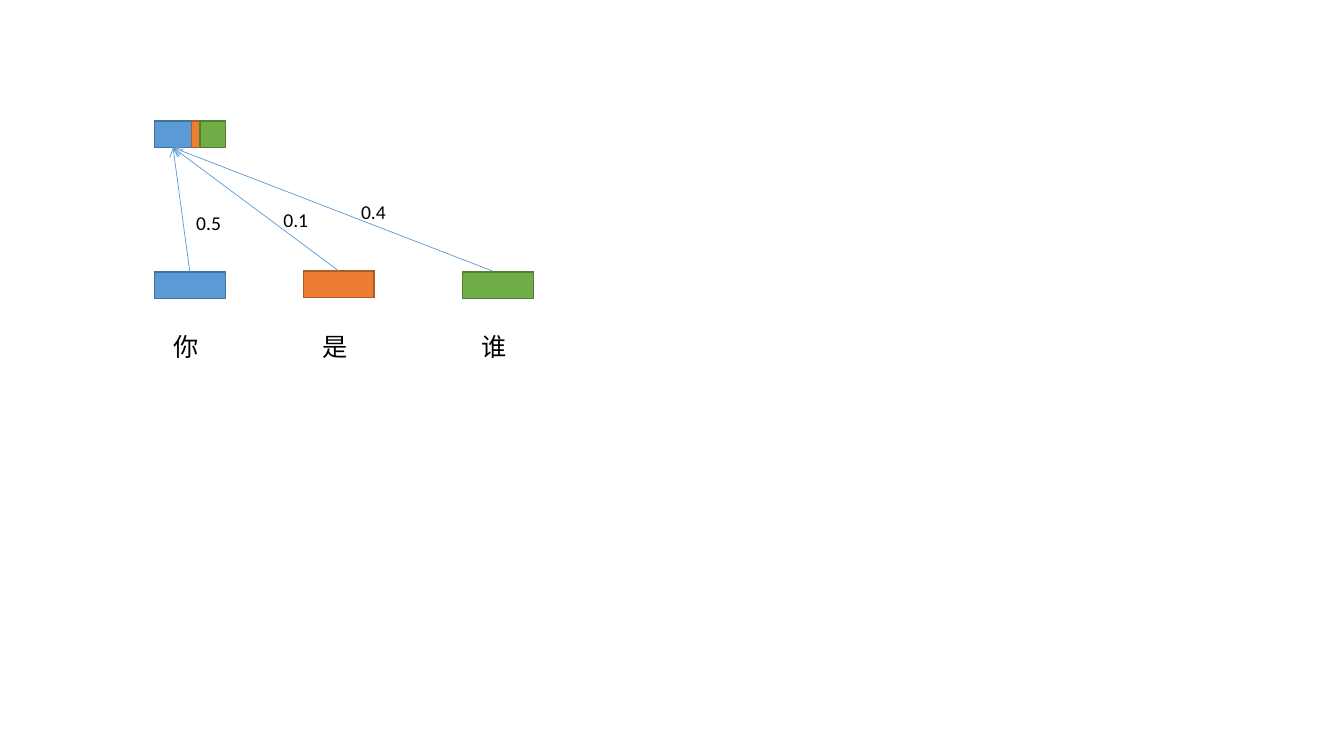
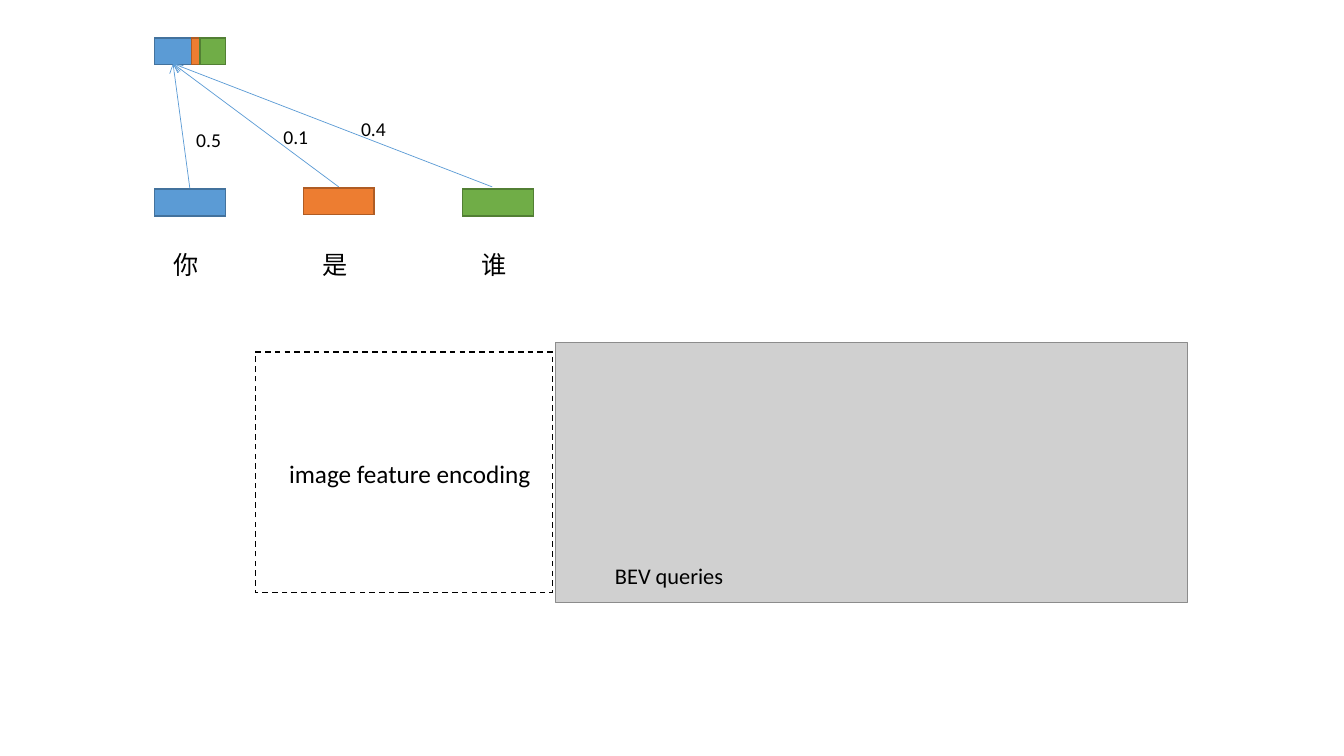
Before and after one commit to chenhao-fire/paper_summary, a slide deck: slide 1 of document/材料.pptx. Drawn at 1344x756 pixels with LibreOffice and Linux fonts; fonts in the diff are those of the drawing; grey boxes stand for pictures. Boxes give left, top, right and bottom in pixels: in the first picture for what was removed or moved away, otherwise in the second. Text is boxed around its words. In the diff, an @@ line names an element or a change of style, - is before the commit and + after.

```diff
--- a/document/材料.pptx
+++ b/document/材料.pptx
@@ 6 texts, 3 rectangles, 3 arrows: place and size @@
-6 texts, 3 rectangles, 3 arrows at (154,121,507,358)
+6 texts, 3 rectangles, 3 arrows at (154,38,507,276)
@@ 3 rectangles: place and size @@
-3 rectangles at (154,271,533,299)
+3 rectangles at (154,189,533,217)
@@ rectangle added at (256,352,553,593), outline #000000 1 pt dashed @@
@@ picture added at (556,343,1188,603) @@
@@ text added at (289,465,531,488), 18 pt, text #000000 @@
+image feature encoding
@@ text added at (615,568,723,588), 16 pt, text #000000 @@
+BEV queries
```
Also in this commit, not shown: 1 slide added, 46 other files.
